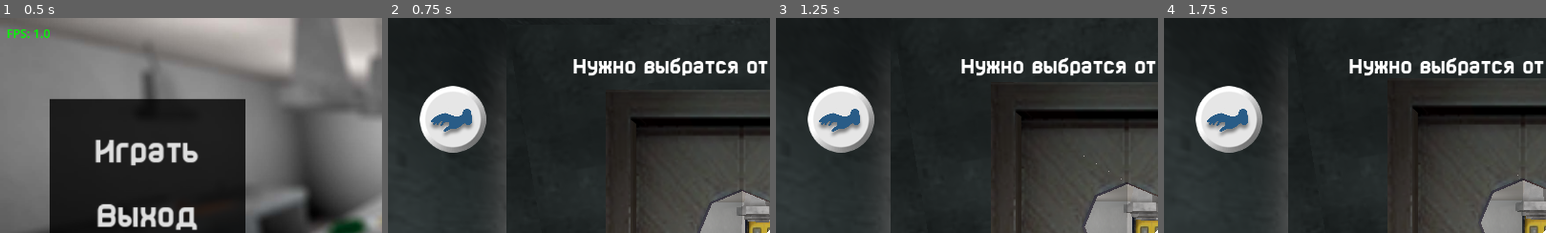
Above: before the commit, frames 1-4 (left to right).
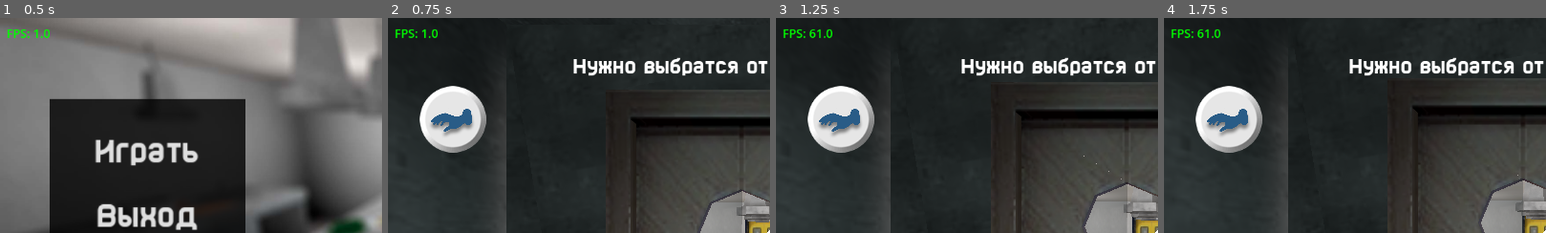
Above: after the commit, the same moments.

Repository: EnotCoder/BadCheff
Game: Godot game, scene res://ACTS/ACTS/menu.tscn
Two runs of this game, one before a commit and one after it. Both use one fixed random seed, a clock stepped at 60 frames per second and the inputs below.
Inputs (mouse positions are % of the whole screen's width and height, from its top left):
- Up to frame 1 (0.5 s): no input
- Up to frame 2 (0.75 s): click "Играть" at 0.5 s
- Up to frame 3 (1.25 s): no input
- Up to frame 4 (1.75 s): move the mouse to (72, 45) at 1.27 s; hold Right (ui_right) from 1.28 s (still down); tap A (a) at 1.35 s; click (72, 45) at 1.42 s; tap D (d) at 1.55 s
The pictures show only the part of the screen within x 0-50%, y 0-50%; the shares and areas given below are measured in that part.

Frame 1 is identical in both runs. In frame 2, 0.2% of the frame differs, in the area x 2-13%, y 5-10%; in frame 3, 0.3%, in the area x 2-15%, y 5-10%; in frame 4, 0.3%.

Commit message:
feat: add FPS counter in game scene

Diff:
--- a/ACTS/ACTS/act_1_prolog.tscn
+++ b/ACTS/ACTS/act_1_prolog.tscn
@@ -668,6 +668,17 @@
 [node name="VisibilityManager" type="Node3D" parent="." unique_id=1305382429]
 script = ExtResource("27")
 
+[node name="FPSCounter" type="CanvasLayer" parent="."]
+
+[node name="FPS" type="Label" parent="FPSCounter"]
+offset_left = 10.0
+offset_top = 10.0
+offset_right = 150.0
+offset_bottom = 30.0
+theme_override_colors/font_color = Color(0, 1, 0, 1)
+theme_override_font_sizes/font_size = 18
+text = "FPS: 0"
+
 [connection signal="animation_finished" from="active object/little object/door panel/AnimationPlayer" to="active object/little object/door panel" method="_on_animation_player_animation_finished"]
 [connection signal="animation_finished" from="active object/little object/lever/AnimationPlayer" to="active object/little object/lever" method="_on_animation_player_animation_finished"]
 [connection signal="body_entered" from="zones/player zone" to="zones" method="_on_player_zone_body_entered"]
--- a/ACTS/scripts/act_1_prolog.gd
+++ b/ACTS/scripts/act_1_prolog.gd
@@ -6,6 +6,9 @@
 	MainInventoryScript.reset()
 	$Cheff.player_caught.connect(_on_player_caught)
 	_start_game()
+
+func _process(_delta: float) -> void:
+	$FPSCounter/FPS.text = "FPS: " + str(Engine.get_frames_per_second())
 
 func _start_game() -> void:
 	YandexSDK.loading_ready()
